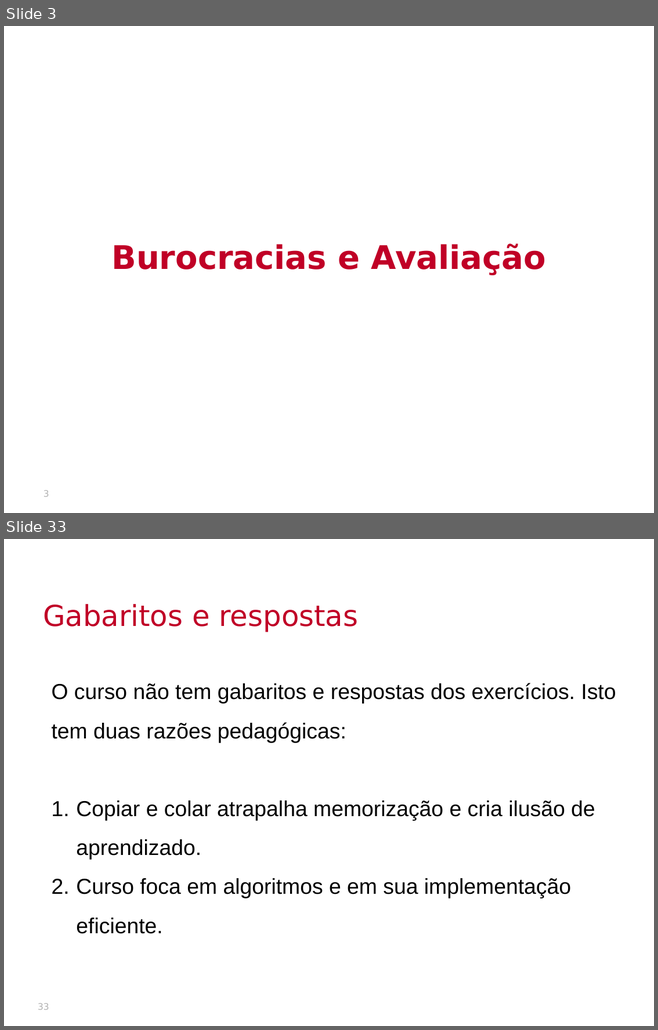
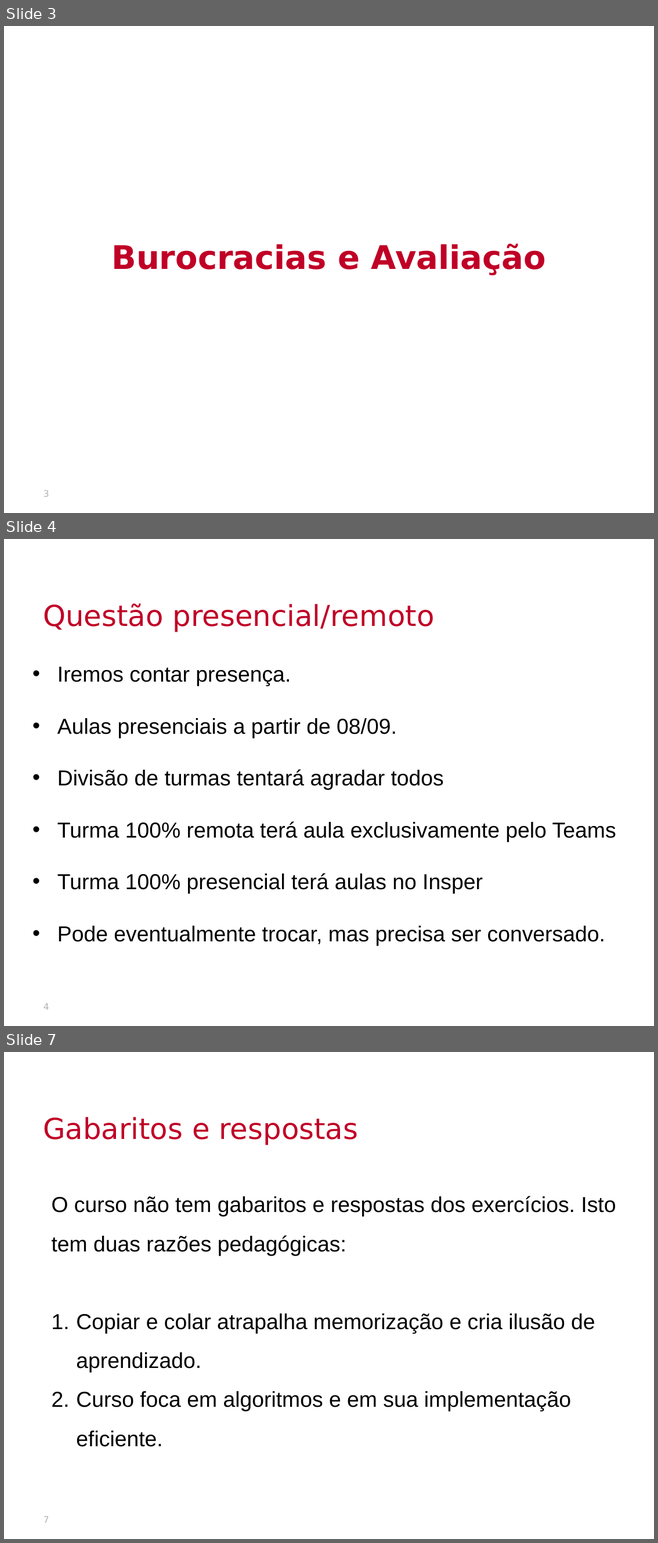
Before and after one commit to thalials/supercomp, a slide deck: aulas/01-introducao/slides.pptx. Shown one above the other, each under a label of ours: slides 3 and 33 before the commit, slides 3, 4 and 7 after it; the slides between them are not shown. The pictures are 658x1030 and 658x1543 pixels, drawn with LibreOffice and Linux fonts; fonts in the diff are those of the drawing; background and template pictures are left out. Boxes give left, top, right and bottom in pixels: in the first picture for what was removed or moved away, otherwise in the second. Text is boxed around its words. In the diff, an @@ line names an element or a change of style, - is before the commit and + after.

```diff
--- a/aulas/01-introducao/slides.pptx
+++ b/aulas/01-introducao/slides.pptx
@@ slide 4 added at (4,539,654,1026), background picture (left out) @@
@@ text added at (43,603,434,632), 32 pt, text #C00026 @@
+Questão presencial/remoto
@@ text added at (57,667,616,946), 24 pt, text #000000 @@
+• Iremos contar presença.
+• Aulas presenciais a partir de 08/09.
+• Divisão de turmas tentará agradar todos
+• Turma 100% remota terá aula exclusivamente pelo Teams
+• Turma 100% presencial terá aulas no Insper
+• Pode eventualmente trocar, mas precisa ser conversado.
@@ page number added at (43,1004,49,1010), 10 pt, text #B2B2B2 @@
+4
@@ what was slide 33 is now slide 7 @@
@@ page number at (43,1517,49,1523): text changed @@
-33
+7
```
Also in this commit, not shown: 2 slides changed, 3 other slides added, 27 other files.
